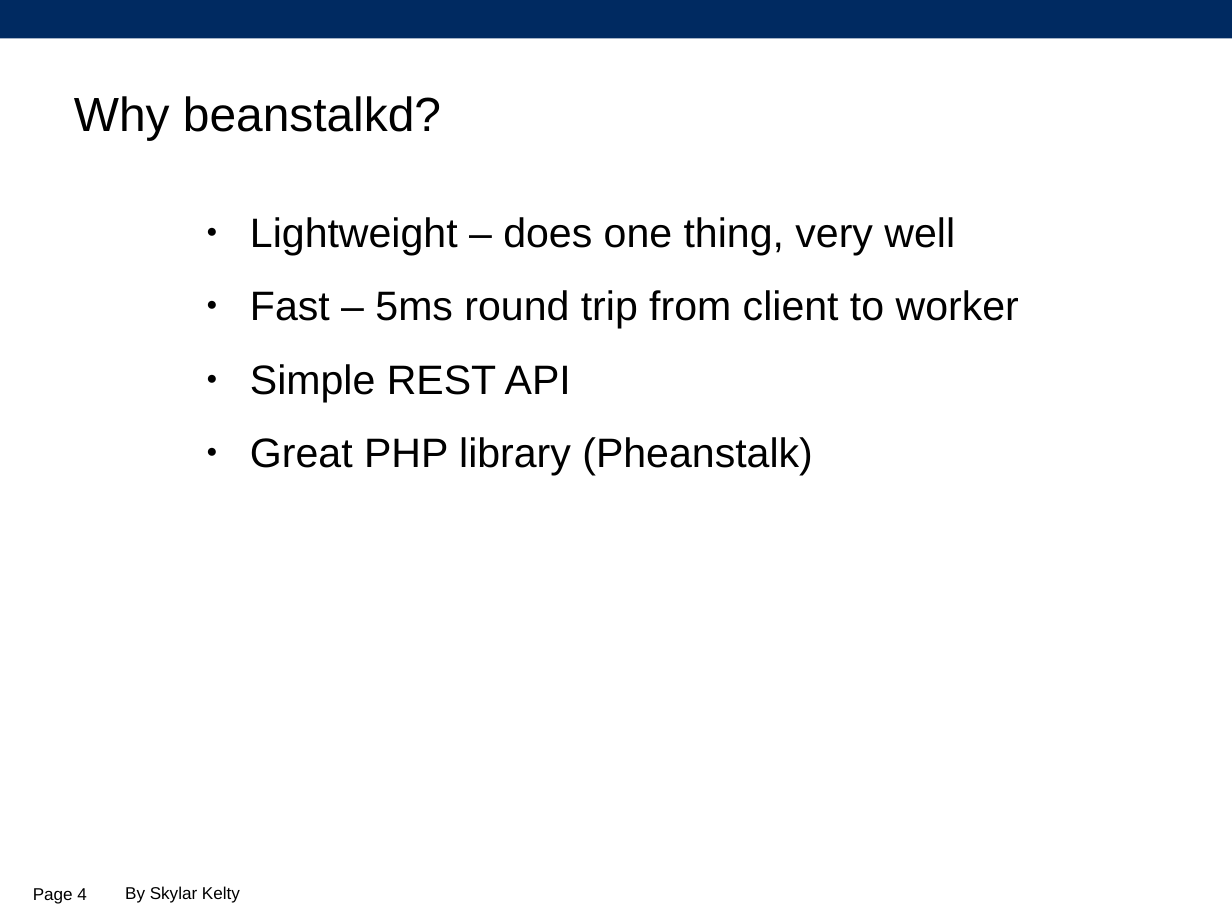
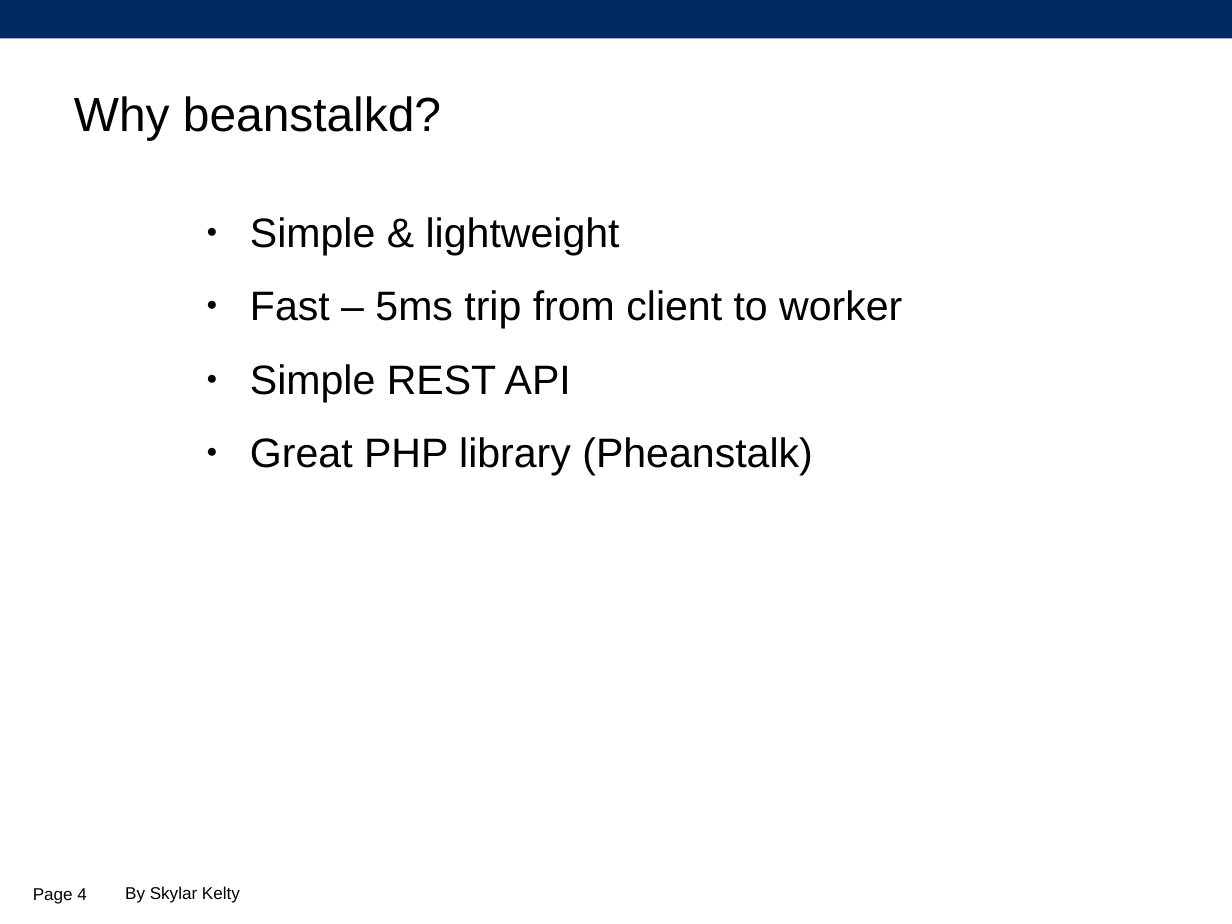
Before and after one commit to SkylarKelty/pheanstalkd-demo, a slide deck: slide 4 of presentation/beanstalkd.odp. Drawn at 1232x924 pixels with LibreOffice and Linux fonts; fonts in the diff are those of the drawing; background and template pictures are left out. Boxes give left, top, right and bottom in pixels: in the first picture for what was removed or moved away, otherwise in the second. Text is boxed around its words. In the diff, an @@ line names an element or a change of style, - is before the commit and + after.

```diff
--- a/presentation/beanstalkd.odp
+++ b/presentation/beanstalkd.odp
@@ text at <box>250,217,902,329</box>: text changed @@
-● Lightweight – does one thing, very well
-● Fast – 5ms round trip from client to worker
+● Simple & lightweight
+● Fast – 5ms trip from client to worker
```
Also in this commit, not shown: 1 other slide changed, 8 slides added, 1 slide removed.
